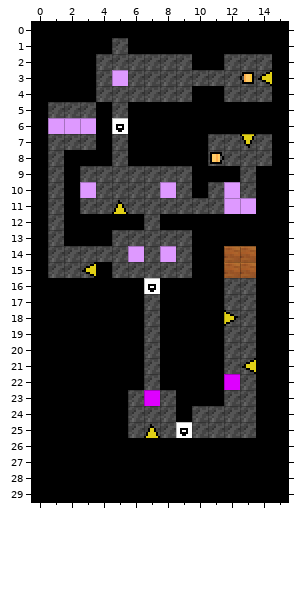
Two versions of a level (Tiled map, data/map/cave_sub1.tmx). This is how it looked before the edit.
Cells are 8x8 px. Shown: x 0..15, y 0..29.
New version:
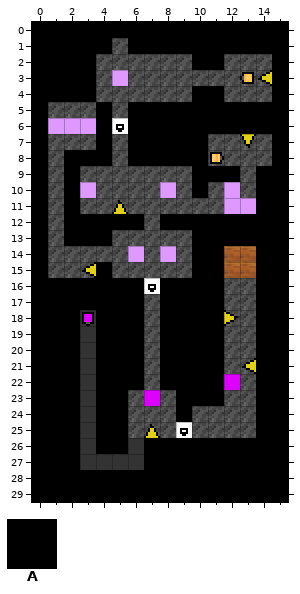
Key: from "cave-temp": A 1.
_ is an empty cell.
Tiles replaced or removed in this view: A.
Changes in this commit:
Changed rows in their new state; . is an unchanged cell.
Layer "Shadow" (now hidden):
first column x 3:
18 _...
19 _...
20 _...
21 _...
22 _...
23 _...
24 _...
25 _...
26 _.._
27 ____
Where, in picture pixels (left, top, right, bottom), the same in both pictures:
removed: (80, 310, 144, 470)
